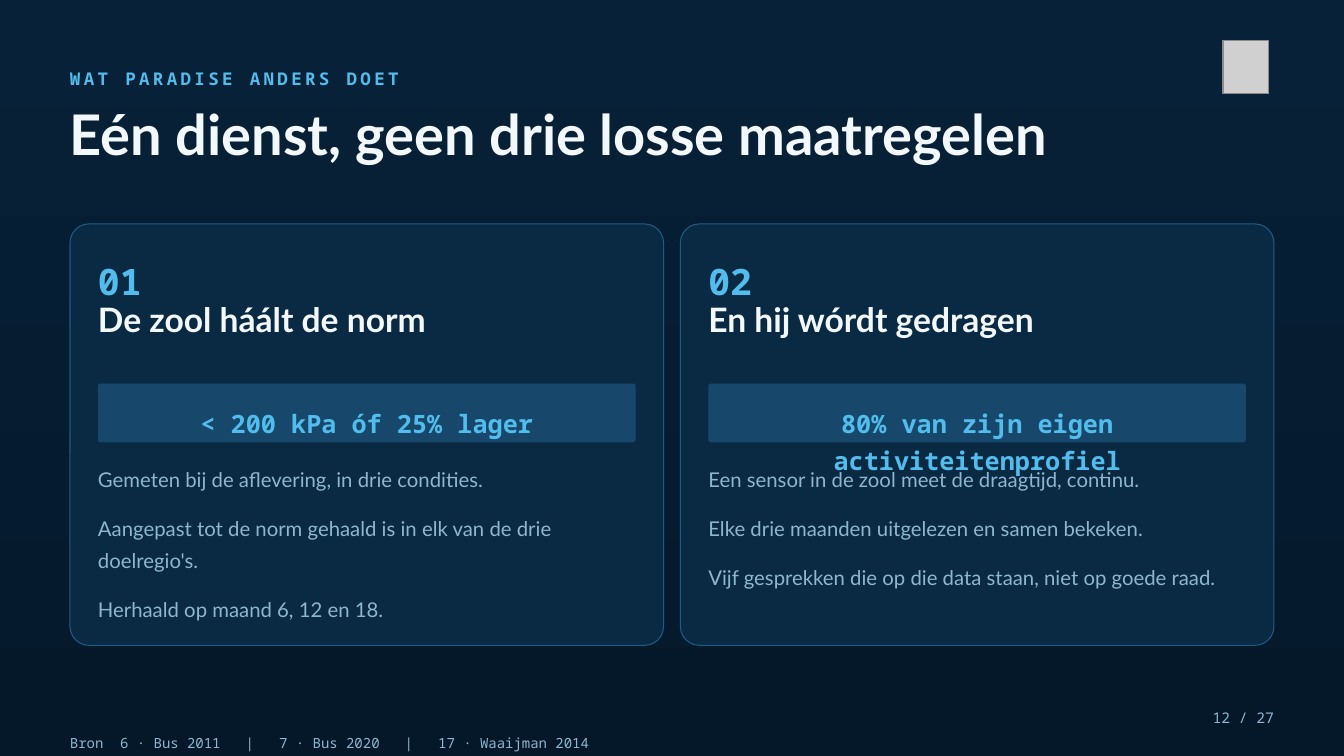
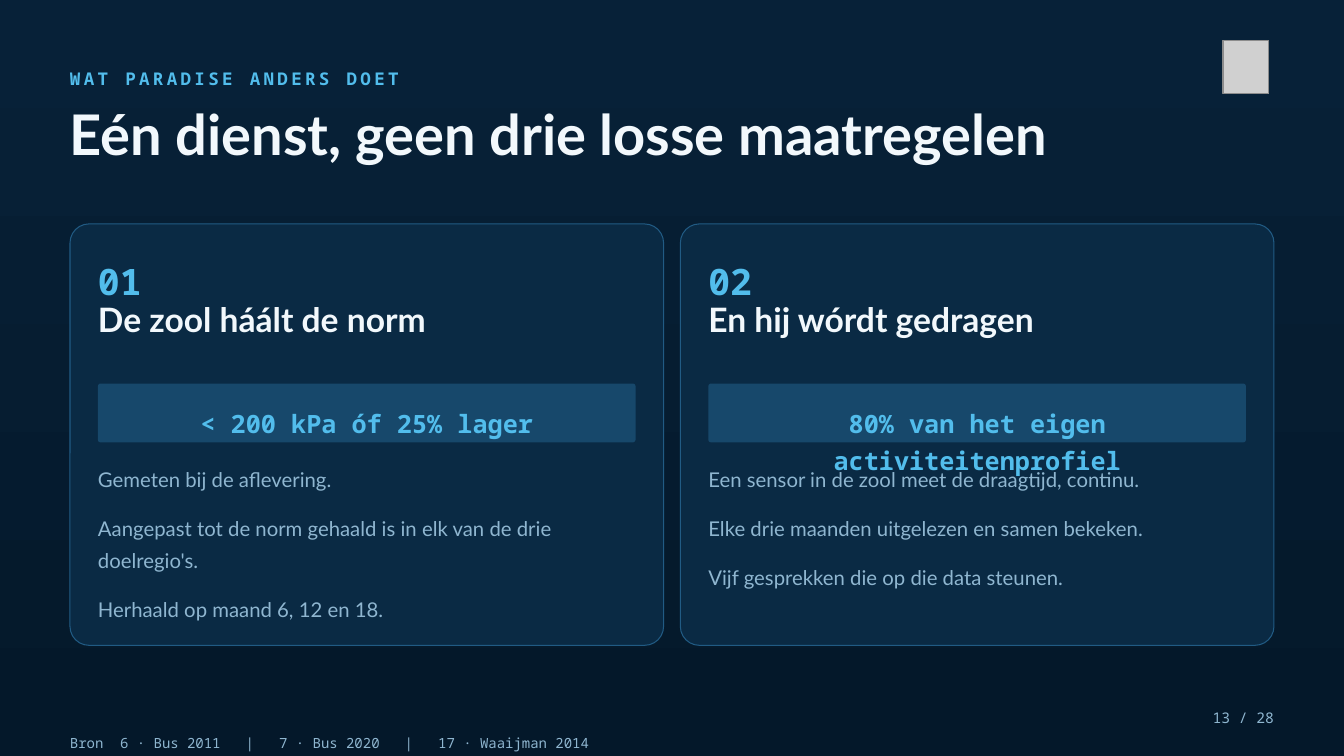
Before and after one commit to Dellfs/paradise-project, a slide deck: slide 13 of PARADISE_presentatie/PARADISE_board.pptx (slide 12 before the commit). Drawn at 1344x756 pixels with LibreOffice and Linux fonts; fonts in the diff are those of the drawing; grey boxes stand for pictures. Boxes give left, top, right and bottom in pixels: in the first picture for what was removed or moved away, otherwise in the second. Text is boxed around its words. In the diff, an @@ line names an element or a change of style, - is before the commit and + after.

```diff
--- a/PARADISE_presentatie/PARADISE_board.pptx
+++ b/PARADISE_presentatie/PARADISE_board.pptx
@@ text at [834,413,1121,477]: text changed @@
-80% van zijn eigen activiteitenprofiel
+80% van het eigen activiteitenprofiel
@@ text at [98,472,331,491]: text changed @@
-Gemeten bij de aflevering, in drie condities.
+Gemeten bij de aflevering.
@@ text at [708,570,1063,589]: text changed @@
-Vijf gesprekken die op die data staan, niet op goede raad.
+Vijf gesprekken die op die data steunen.
@@ text at [1213,712,1274,723]: text changed @@
-12 / 27
+13 / 28
```
Also in this commit, not shown: 26 other slides changed, 1 slide added, 25 other files.
